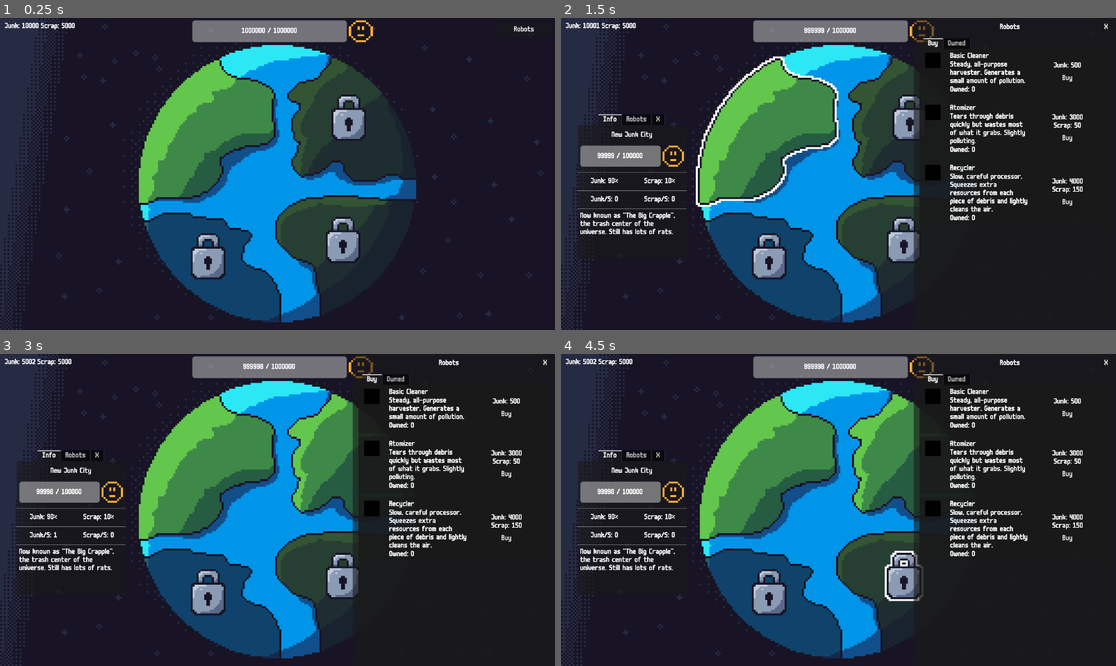
Above: before the commit, frames 1-4 (two rows, left to right).
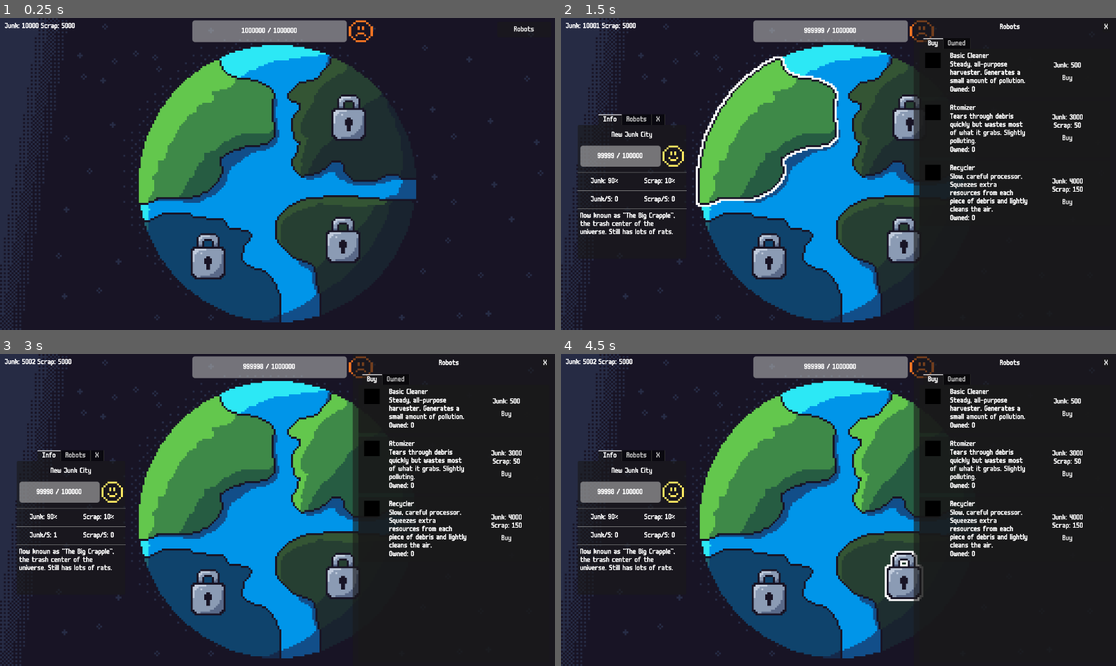
Above: after the commit, the same moments.

Repository: jacks0nmeyer/SpaceGarbageGame
Game: Godot game, scene res://UI/Main/main.tscn
Same seed, same stepped clock (60 frames per second), same inputs: the game is played once before the commit and once after it.
Inputs (mouse positions are in pixels of both pictures, inside the frame that each line leads up to):
- Up to frame 1 (0.25 s): no input
- Up to frame 2 (1.5 s): click "Robots" at 0.5 s; click (766, 130) at 1.25 s
- Up to frame 3 (3 s): click (205, 466) at 2 s; click (349, 453) at 2.75 s
- Up to frame 4 (4.5 s): click (916, 453) at 3.5 s; click (905, 575) at 4.25 s

The runs differ from the first frame. In frame 1, 0.1% of the frame differs, in the area x 62-68%, y 0-8%; in frame 2, 0.1%, in the area x 18-66%, y 2-48%; in frame 3, 0.1%; in frame 4, 0.1%.

Commit message:
Add pollution displays
Added a changing display for the pollution based on percentage of total, still need to add a pollution number to the display and create/remove pollution when robots harvest.

Diff:
--- a/Globals/earth_global.gd
+++ /dev/null
@@ -1,14 +0,0 @@
-extends Node
-#Upgrades
-var trashGrabberPower := 1
-var upgrade1Amount := 0
-var upgrade1Cost := 20
-
-
-var upgrade2Amount := 0
-var upgrade2Cost := 100
-
-
-#Progress
-var earthTrash := 1000000
-var earthPollution := 1.00
--- a/Globals/global_resources.gd
+++ b/Globals/global_resources.gd
@@ -17,6 +17,26 @@
 	"plastic": 1,
 	"glass": 1,
 }
+
+
+#pollution
+enum PollutionLevel {CLEAN, LOW, MODERATE, HIGH, CRITICAL}
+
+func getPollutionLevel(pollution: float) -> PollutionLevel:
+	if pollution < 20.0:
+		return PollutionLevel.CLEAN
+	elif pollution < 40.0:
+		return PollutionLevel.LOW
+	elif pollution < 60.0:
+		return PollutionLevel.MODERATE
+	elif pollution < 80.0:
+		return PollutionLevel.HIGH
+	else:
+		return PollutionLevel.CRITICAL
+
+
+func getPollutionName(level: PollutionLevel) -> String:
+	return PollutionLevel.keys()[level].capitalize()
 
 
 #robots
@@ -168,4 +188,3 @@
 
 #Progress
 var totalSystemTrash
-var totalSystemPollution
--- a/Globals/global_signals.gd
+++ b/Globals/global_signals.gd
@@ -32,3 +32,9 @@
 
 @warning_ignore("unused_signal")
 signal regionPinToggled(region: RegionData)
+
+@warning_ignore("unused_signal")
+signal regionPollutionUpdated(region: RegionData)
+
+@warning_ignore("unused_signal")
+signal planetPollutionUpdated(region: RegionData)
--- a/Resources/Regions/EarthRegion1.tres
+++ b/Resources/Regions/EarthRegion1.tres
@@ -1,7 +1,6 @@
 [gd_resource type="Resource" script_class="RegionData" format=3 uid="uid://depbfwjnlx5fl"]
 
 [ext_resource type="Script" uid="uid://fqpmooiymym6" path="res://UI/PlanetUIs/RegionLogic/Entries/resource_entry.gd" id="1_oeg67"]
-[ext_resource type="Script" uid="uid://8cstlrx4ytgo" path="res://Resources/Scripts/robot_data.gd" id="1_v061p"]
 [ext_resource type="Script" uid="uid://sqbo7ix4vhsb" path="res://Resources/Scripts/region_data.gd" id="2_mk2uv"]
 [ext_resource type="Texture2D" uid="uid://c2d62awwtqv2p" path="res://Art/Earth Regions/Region1/EarthRegion1HL.png" id="3_7e3m3"]
 [ext_resource type="Texture2D" uid="uid://gfb7cfrq1i7v" path="res://Art/Earth Regions/Region1/EarthRegion1.png" id="4_48ii6"]
@@ -25,7 +24,8 @@
 robot_capacity = 4
 trash = 100000
 maxTrash = 100000
-pollution = 2
+pollution = 2600
+maxPollution = 10000
 description = "Now known as \"The Big Crapple\", the trash center of the universe. Still has lots of rats."
 texture_normal = ExtResource("4_48ii6")
 texture_hover = ExtResource("3_7e3m3")
--- a/Resources/Regions/EarthRegion2.tres
+++ b/Resources/Regions/EarthRegion2.tres
@@ -1,6 +1,5 @@
 [gd_resource type="Resource" script_class="RegionData" format=3 uid="uid://dofilmx2jjdyp"]
 
-[ext_resource type="Script" uid="uid://8cstlrx4ytgo" path="res://Resources/Scripts/robot_data.gd" id="1_2i80d"]
 [ext_resource type="Script" uid="uid://fqpmooiymym6" path="res://UI/PlanetUIs/RegionLogic/Entries/resource_entry.gd" id="1_u832g"]
 [ext_resource type="Script" uid="uid://sqbo7ix4vhsb" path="res://Resources/Scripts/region_data.gd" id="2_qmlwg"]
 [ext_resource type="Texture2D" uid="uid://dshk5mwtq3ma6" path="res://Art/Earth Regions/Region2/EarthRegion2Dis.png" id="3_gfq5o"]
@@ -32,7 +31,8 @@
 robot_capacity = 4
 trash = 200000
 maxTrash = 200000
-pollution = 2
+pollution = 5100
+maxPollution = 10000
 description = "Placeholder"
 lockedDescription = "This region is locked, pay 5000 Junk to unlock?"
 locked = true
--- a/Resources/Regions/EarthRegion3.tres
+++ b/Resources/Regions/EarthRegion3.tres
@@ -1,6 +1,5 @@
 [gd_resource type="Resource" script_class="RegionData" format=3 uid="uid://dthrfnux8ljo6"]
 
-[ext_resource type="Script" uid="uid://8cstlrx4ytgo" path="res://Resources/Scripts/robot_data.gd" id="1_jl0rf"]
 [ext_resource type="Script" uid="uid://fqpmooiymym6" path="res://UI/PlanetUIs/RegionLogic/Entries/resource_entry.gd" id="1_qpyfh"]
 [ext_resource type="Script" uid="uid://sqbo7ix4vhsb" path="res://Resources/Scripts/region_data.gd" id="2_15bi2"]
 [ext_resource type="Texture2D" uid="uid://crfng3sfo3tnm" path="res://Art/Earth Regions/Region3/EarthRegion3HL.png" id="3_bitr4"]
@@ -32,7 +31,8 @@
 robot_capacity = 4
 trash = 300000
 maxTrash = 300000
-pollution = 2
+pollution = 7600
+maxPollution = 10000
 description = "Once the hottest place on Earth, now just the stinkiest. Mounds of trash simmer atop the dunes. "
 lockedDescription = "This region is locked, pay 10,000 Junk and 5,000 Scrap to unlock?"
 locked = true
--- a/Resources/Regions/EarthRegion4.tres
+++ b/Resources/Regions/EarthRegion4.tres
@@ -1,6 +1,5 @@
 [gd_resource type="Resource" script_class="RegionData" format=3 uid="uid://cgtgfelevne34"]
 
-[ext_resource type="Script" uid="uid://8cstlrx4ytgo" path="res://Resources/Scripts/robot_data.gd" id="1_0el8t"]
 [ext_resource type="Script" uid="uid://fqpmooiymym6" path="res://UI/PlanetUIs/RegionLogic/Entries/resource_entry.gd" id="1_l8qkq"]
 [ext_resource type="Script" uid="uid://sqbo7ix4vhsb" path="res://Resources/Scripts/region_data.gd" id="2_47ajp"]
 [ext_resource type="Texture2D" uid="uid://dakwltfxc60am" path="res://Art/Earth Regions/Region4/EarthRegion4Dis.png" id="3_5p4nf"]
@@ -38,7 +37,8 @@
 robot_capacity = 4
 trash = 400000
 maxTrash = 400000
-pollution = 2
+pollution = 10000
+maxPollution = 10000
 lockedDescription = "This region is locked, pay 50,000 Junk, 25,000 Scrap, and 10,000 Glass to unlock?"
 locked = true
 texture_normal = ExtResource("5_vnmga")
--- a/Resources/Scripts/planet_data.gd
+++ b/Resources/Scripts/planet_data.gd
@@ -9,3 +9,20 @@
 	for region in regions:
 		total += region.trash
 	return total
+
+
+func getAveragePollution() -> float:
+	if regions.is_empty():
+		return 0.0
+	var total:= 0.0
+	for region in regions:
+		total += (float(region.pollution)/float(region.maxPollution)) * 100
+	return total / regions.size()
+
+
+func getPollutionLevel() -> GlobalResources.PollutionLevel:
+	return GlobalResources.getPollutionLevel(getAveragePollution())
+
+
+func getPollutionName() -> String:
+	return GlobalResources.getPollutionName(getPollutionLevel())
--- a/Resources/Scripts/region_data.gd
+++ b/Resources/Scripts/region_data.gd
@@ -19,6 +19,7 @@
 @export var trash: int
 @export var maxTrash: int
 @export var pollution: int
+@export var maxPollution: int
 
 
 
@@ -30,6 +31,16 @@
 @export var texture_normal: Texture2D
 @export var texture_hover: Texture2D
 @export var texture_disabled: Texture2D
+
+
+func getPollutionLevel() -> GlobalResources.PollutionLevel:
+	var percentage := (float(pollution)/float(maxPollution)) * 100.0
+	return GlobalResources.getPollutionLevel(percentage)
+
+
+func getPollutionName() -> String:
+	return GlobalResources.getPollutionName(getPollutionLevel())
+
 
 func assignedSlotsUsed() -> int:
 	var used := 0
--- a/UI/Main/main.tscn
+++ b/UI/Main/main.tscn
@@ -51,6 +51,7 @@
 [node name="RobotUI" parent="." unique_id=1500000001 instance=ExtResource("6_robotui")]
 layout_mode = 1
 anchors_preset = 11
+offset_left = 0.0
 
 [node name="RobotsButton" type="Button" parent="." unique_id=1500000002]
 layout_mode = 1
--- a/UI/PlanetUIs/RegionLogic/RegionInformation/region_information.gd
+++ b/UI/PlanetUIs/RegionLogic/RegionInformation/region_information.gd
@@ -3,7 +3,6 @@
 @onready var region_name: Label = $Info/RegionName
 @onready var trash_bar: ProgressBar = $"Info/T&PContainer/Trash&Pollution/TrashDisplay/TrashBar"
 @onready var trash_display: Label = $"Info/T&PContainer/Trash&Pollution/TrashDisplay/TrashDisplay"
-@onready var region_pollution: TextureRect = $"Info/T&PContainer/Trash&Pollution/RegionPollution"
 @onready var resource_grid: GridContainer = $Info/ResourceGrid
 @onready var production_grid: GridContainer = $Info/ProductionGrid
 @onready var region_description: Label = $"Info/DescContainer/Region Description"
@@ -19,6 +18,7 @@
 	GlobalSignals.robotAssigned.connect(_on_robot_pair_changed)
 	GlobalSignals.robotUnassigned.connect(_on_robot_pair_changed)
 	GlobalSignals.regionPinToggled.connect(_on_pin_toggled)
+	GlobalSignals.regionPollutionUpdated.connect(onPollutionUpdated)
 	hide()
 
 
@@ -44,6 +44,7 @@
 	updateResources(region)
 	updateProgress(region)
 	updateRobots(region)
+	updatePollution(region)
 
 
 # Fires after GlobalResources has already toggled its pinnedRegion. We just
@@ -115,6 +116,7 @@
 			var rate = rates.get(resource_name, 0)
 			child.text = "%s/S: %d" % [resource_name.capitalize(), rate]
 
+
 func updateProgress(region: RegionData):
 	if region != currentRegion:
 		return
@@ -147,6 +149,31 @@
 	if region == currentRegion:
 		updateRobots(region)
 
+@onready var region_pollution: TextureRect = $"Info/T&PContainer/Trash&Pollution/RegionPollution"
+@export var pollutionAtlas: Texture2D
+var pollutionIconSize := Vector2(44, 44)
+var pollutionIconSpacing := 8
+
+
+func updatePollution(region: RegionData):
+	if pollutionAtlas == null:
+		return
+	var level := region.getPollutionLevel()
+	var step := pollutionIconSize.x + pollutionIconSpacing
+
+	var atlas := AtlasTexture.new()
+	atlas.atlas = pollutionAtlas
+	atlas.region = Rect2(step * int(level), 0, pollutionIconSize.x, pollutionIconSize.y)
+	region_pollution.texture = atlas
+
+
+
+
+
+func onPollutionUpdated(updated_region: RegionData):
+	if updated_region == currentRegion:
+		updatePollution(updated_region)
+
 
 func _on_tab_clicked(tab: int): #Lets the "X" tab close the menu
 	if tab == 2:
--- a/UI/PlanetUIs/RegionLogic/RegionInformation/region_information.tscn
+++ b/UI/PlanetUIs/RegionLogic/RegionInformation/region_information.tscn
@@ -2,7 +2,10 @@
 
 [ext_resource type="Script" uid="uid://c2b7ytgk0wn7b" path="res://UI/PlanetUIs/RegionLogic/RegionInformation/region_information.gd" id="1_3thv7"]
 [ext_resource type="Texture2D" uid="uid://fkwqh3egtedn" path="res://Art/Misc/PollutionLevel.png" id="1_e4uio"]
-[ext_resource type="Script" path="res://UI/PlanetUIs/RegionLogic/RegionInformation/region_robots_tab.gd" id="2_robotstab"]
+[ext_resource type="Script" uid="uid://bjr110mr08hb2" path="res://UI/PlanetUIs/RegionLogic/RegionInformation/region_robots_tab.gd" id="2_robotstab"]
+
+[sub_resource type="AtlasTexture" id="AtlasTexture_k0jtr"]
+atlas = ExtResource("1_e4uio")
 
 [sub_resource type="AtlasTexture" id="AtlasTexture_3thv7"]
 atlas = ExtResource("1_e4uio")
@@ -24,6 +27,7 @@
 tab_alignment = 1
 current_tab = 0
 script = ExtResource("1_3thv7")
+pollutionAtlas = SubResource("AtlasTexture_k0jtr")
 
 [node name="Info" type="VBoxContainer" parent="." unique_id=470652075]
 layout_mode = 2
@@ -81,6 +85,7 @@
 custom_minimum_size = Vector2(25, 0)
 layout_mode = 2
 texture = SubResource("AtlasTexture_3thv7")
+flip_h = true
 
 [node name="Separator2" type="HSeparator" parent="Info" unique_id=971708238]
 custom_minimum_size = Vector2(0, 5)
@@ -175,7 +180,7 @@
 script = ExtResource("2_robotstab")
 metadata/_tab_index = 1
 
-[node name="Margin" type="MarginContainer" parent="Robots"]
+[node name="Margin" type="MarginContainer" parent="Robots" unique_id=903660517]
 layout_mode = 2
 size_flags_vertical = 3
 theme_override_constants/margin_left = 8
@@ -183,33 +188,33 @@
 theme_override_constants/margin_right = 8
 theme_override_constants/margin_bottom = 8
 
-[node name="Vbox" type="VBoxContainer" parent="Robots/Margin"]
+[node name="Vbox" type="VBoxContainer" parent="Robots/Margin" unique_id=1292539404]
 layout_mode = 2
 size_flags_vertical = 3
 theme_override_constants/separation = 6
 
-[node name="SlotsLabel" type="Label" parent="Robots/Margin/Vbox"]
+[node name="SlotsLabel" type="Label" parent="Robots/Margin/Vbox" unique_id=187229381]
 layout_mode = 2
 text = "Slots: 0 / 0"
 horizontal_alignment = 1
 
-[node name="HSeparator" type="HSeparator" parent="Robots/Margin/Vbox"]
-layout_mode = 2
-
-[node name="Scroll" type="ScrollContainer" parent="Robots/Margin/Vbox"]
-layout_mode = 2
-size_flags_vertical = 3
-
-[node name="Rows" type="VBoxContainer" parent="Robots/Margin/Vbox/Scroll"]
+[node name="HSeparator" type="HSeparator" parent="Robots/Margin/Vbox" unique_id=1728086068]
+layout_mode = 2
+
+[node name="Scroll" type="ScrollContainer" parent="Robots/Margin/Vbox" unique_id=157092631]
+layout_mode = 2
+size_flags_vertical = 3
+
+[node name="Rows" type="VBoxContainer" parent="Robots/Margin/Vbox/Scroll" unique_id=1559123982]
 layout_mode = 2
 size_flags_horizontal = 3
 theme_override_constants/separation = 4
 
-[node name="EmptyLabel" type="Label" parent="Robots/Margin/Vbox"]
+[node name="EmptyLabel" type="Label" parent="Robots/Margin/Vbox" unique_id=560230378]
 layout_mode = 2
 text = "No robots assigned. Drag from the Robots panel."
+horizontal_alignment = 1
 autowrap_mode = 2
-horizontal_alignment = 1
 
 [node name="X" type="Control" parent="." unique_id=1343383403]
 visible = false
--- a/WIP/PlanetProgressUI/planet_progress_ui.tscn
+++ b/WIP/PlanetProgressUI/planet_progress_ui.tscn
@@ -3,6 +3,7 @@
 [ext_resource type="Script" uid="uid://d10funnmhi6s" path="res://WIP/PlanetProgressUI/trash_progress_bar.gd" id="1_d48fv"]
 [ext_resource type="Resource" uid="uid://dtn5yub1otyus" path="res://Resources/Planets/Earth.tres" id="2_h53k6"]
 [ext_resource type="Texture2D" uid="uid://fkwqh3egtedn" path="res://Art/Misc/PollutionLevel.png" id="3_5tvvm"]
+[ext_resource type="Script" uid="uid://ce3iat4xvjxq3" path="res://WIP/PlanetProgressUI/pollution_level.gd" id="4_hw0da"]
 
 [sub_resource type="AtlasTexture" id="AtlasTexture_hw0da"]
 atlas = ExtResource("3_5tvvm")
@@ -60,7 +61,10 @@
 horizontal_alignment = 1
 vertical_alignment = 1
 
-[node name="TextureRect" type="TextureRect" parent="MarginContainer/Trash&Pollution" unique_id=567715038]
+[node name="PollutionLevel" type="TextureRect" parent="MarginContainer/Trash&Pollution" unique_id=567715038]
 custom_minimum_size = Vector2(50, 0)
 layout_mode = 2
 texture = SubResource("AtlasTexture_hw0da")
+script = ExtResource("4_hw0da")
+planet = ExtResource("2_h53k6")
+pollutionAtlas = ExtResource("3_5tvvm")
--- /dev/null
+++ b/WIP/PlanetProgressUI/pollution_level.gd
@@ -0,0 +1,26 @@
+extends TextureRect
+
+@export var planet: PlanetData
+@export var pollutionAtlas: Texture2D
+var iconSize := Vector2(44, 44)
+var iconSpacing := 8
+
+func _ready():
+	GlobalSignals.planetPollutionUpdated.connect(onPlanetPollutionUpdated)
+	updatePollution()
+
+
+func updatePollution():
+	if pollutionAtlas == null or planet == null:
+		return
+	var level :=  planet.getPollutionLevel()
+	var step := iconSize.x + iconSpacing
+	var atlas := AtlasTexture.new()
+	atlas.atlas =  pollutionAtlas
+	atlas.region = Rect2(step * int(level), 0, iconSize.x, iconSize.y)
+	texture = atlas
+
+
+func onPlanetPollutionUpdated(updated_planet: PlanetData):
+	if updated_planet == planet:
+		updatePollution()
Binary file changed: Art/Misc/PollutionLevel.png
Not shown, removed: Globals/earth_global.gd.uid
Not shown, added: WIP/PlanetProgressUI/pollution_level.gd.uid
